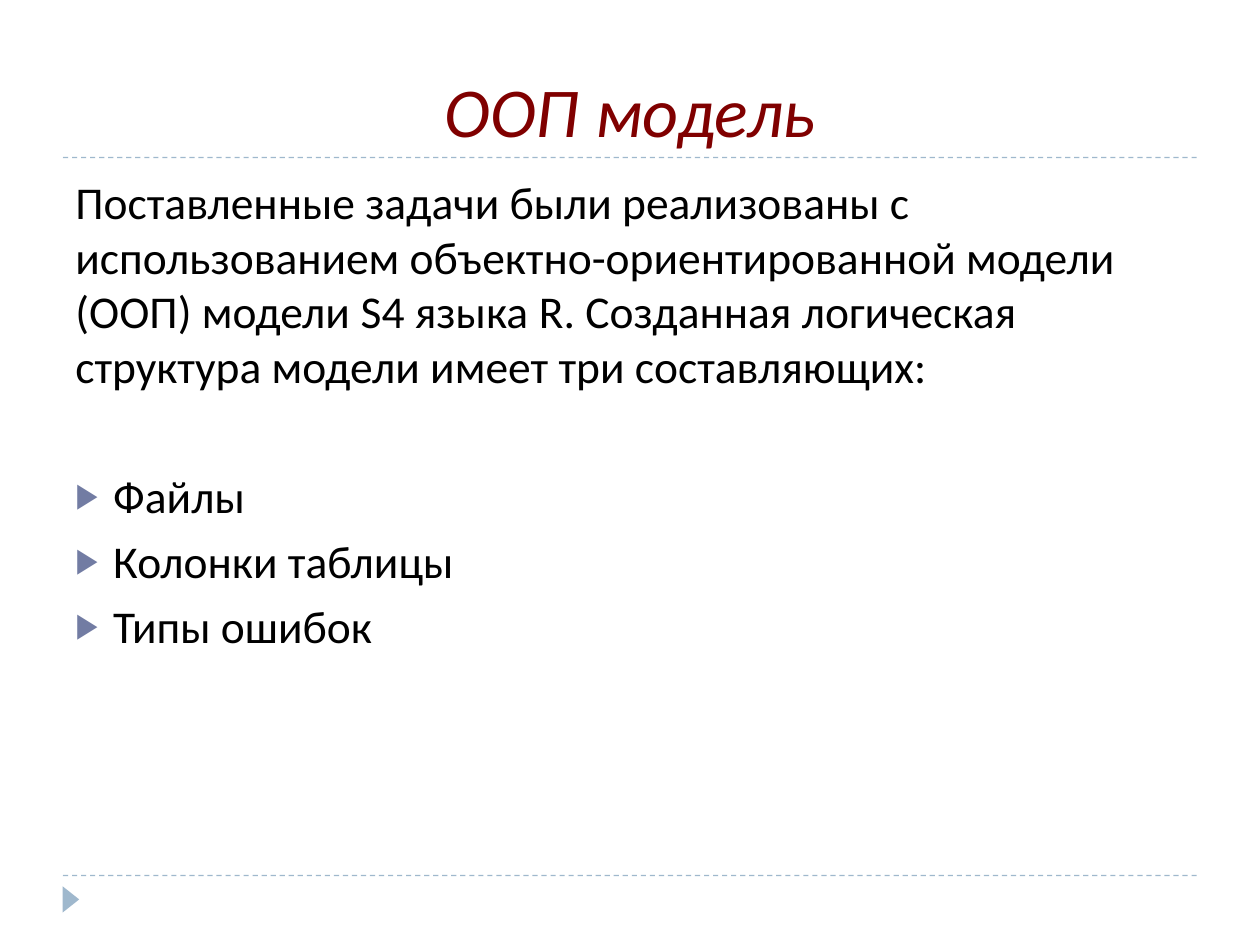
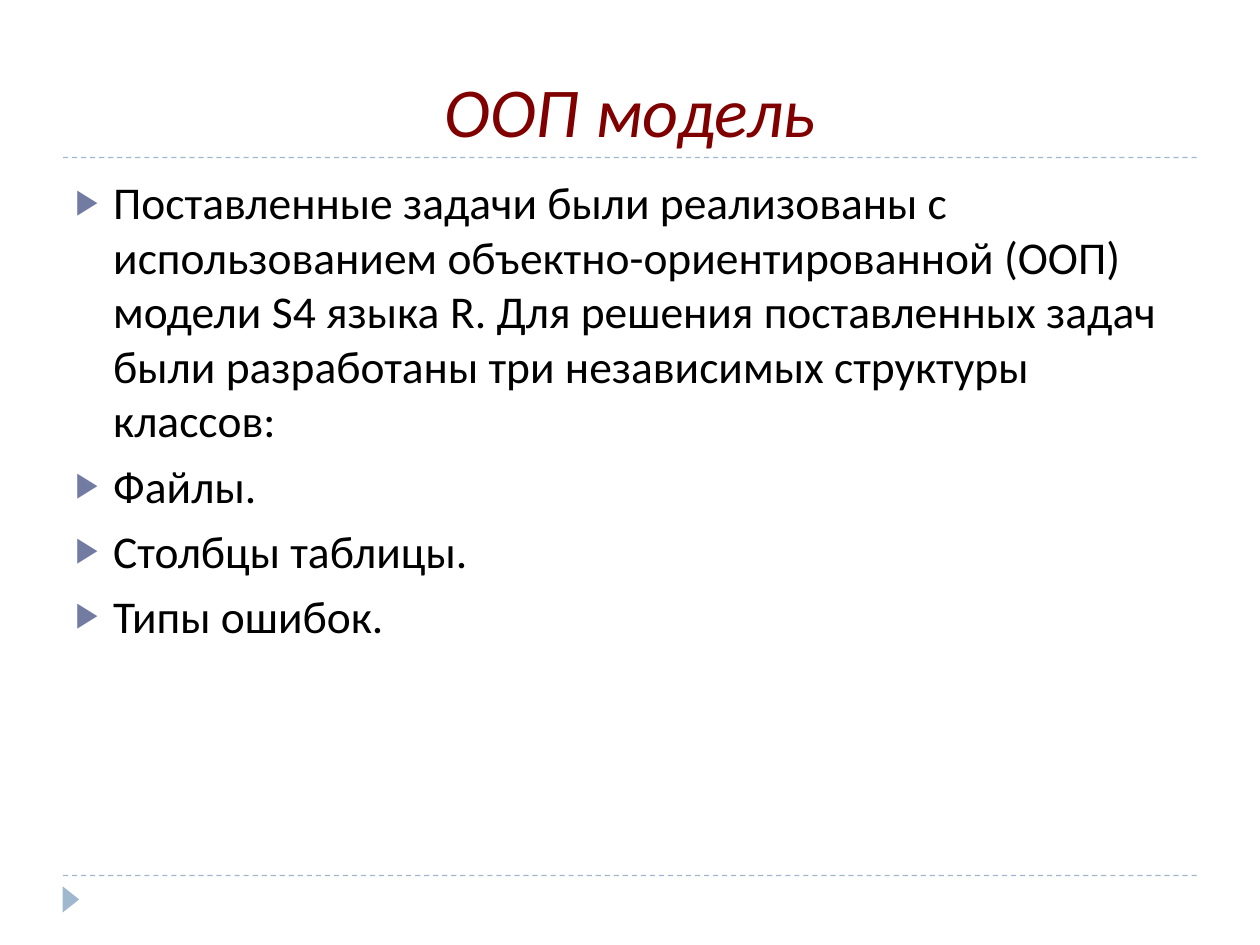
Before and after one commit to SophieKoshkareva/Article, a slide deck: slide 7 of Diploma_Koshkareva06.pptx. Drawn at 1260x945 pixels with LibreOffice and Linux fonts; fonts in the diff are those of the drawing. Boxes give left, top, right and bottom in pixels: in the first picture for what was removed or moved away, otherwise in the second. Text is boxed around its words. In the diff, an @@ line names an element or a change of style, - is before the commit and + after.

```diff
--- a/Diploma_Koshkareva06.pptx
+++ b/Diploma_Koshkareva06.pptx
@@ text at (113, 188, 1155, 634): text changed @@
-Поставленные задачи были реализованы с использованием объектно-ориентированной модели (ООП) модели S4 языка R. Созданная логическая структура модели имеет три составляющих:
-▶ Файлы
-▶ Колонки таблицы
-▶ Типы ошибок
+▶ Поставленные задачи были реализованы с использованием объектно-ориентированной (ООП) модели S4 языка R. Для решения поставленных задач были разработаны три независимых структуры классов:
+▶ Файлы.
+▶ Столбцы таблицы.
+▶ Типы ошибок.
```
Also in this commit, not shown: 9 other slides changed, 1 other file.
